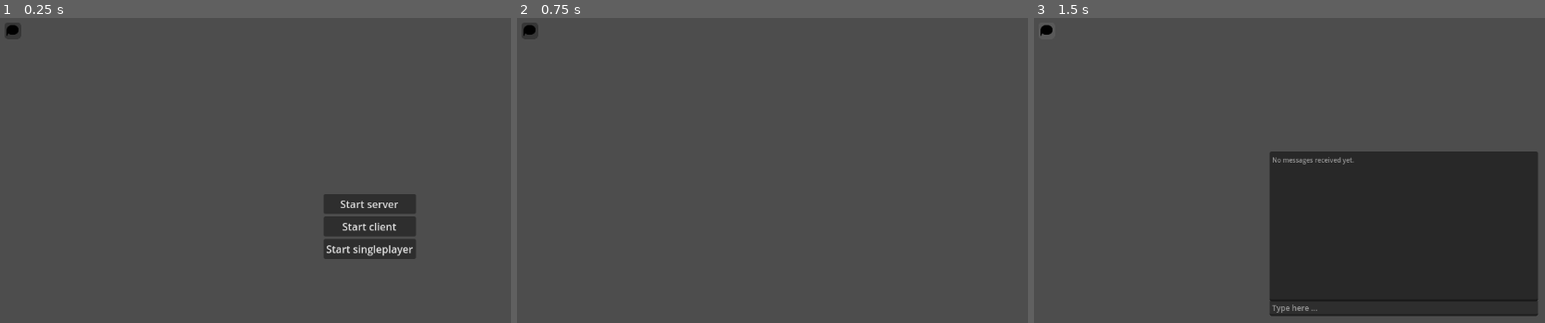
Above: before the commit, frames 1-3 (left to right).
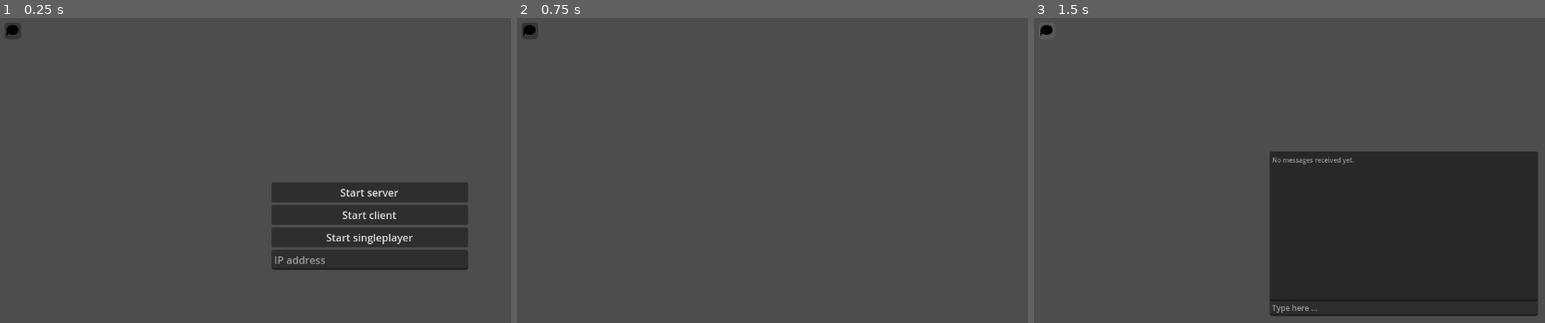
Above: after the commit, the same moments.

Repository: patentsil/MILSIM
Game: Godot game, scene res://world.tscn
The game is run twice, just before and just after one commit, with the same random seed, the same clock (stepped at 60 frames per second) and the same inputs.
Inputs (mouse positions are in pixels of both pictures, inside the frame that each line leads up to):
- Up to frame 1 (0.25 s): no input
- Up to frame 2 (0.75 s): click "Start client" at 0.5 s
- Up to frame 3 (1.5 s): click (1044, 30) at 1.25 s

The runs differ from the first frame. In frame 1, 7.6% of the frame differs, in the area x 53-92%, y 54-83%; in frame 2, nothing differs; in frame 3, nothing differs.

Commit message:
Add IP address line edit and show poke stick

Diff:
--- a/CharacterScripts/character.gd
+++ b/CharacterScripts/character.gd
@@ -54,17 +54,16 @@
 		$Camera3D.current = true
 		set_multiplayer_authority(peer_id, true)
 	else:
-		$Camera3D/MeshInstance3D.visible = true
 		print("Camera was for " + str(peer_id) + " and not for " + str(multiplayer.get_unique_id()))
 
 @rpc("any_peer")
 func get_peer_id():
 	if multiplayer.is_server():
 		print("Server received request from client to set the peer_id")
-	set_peer_id.rpc_id(peer_id, peer_id)
-	set_multiplayer_authority(peer_id, true)
-	# $MultiplayerSynchronizer.set_multiplayer_authority(peer_id, true)
-	set_camera.rpc_id(peer_id, peer_id)
+		set_peer_id.rpc_id(peer_id, peer_id)
+		set_multiplayer_authority(peer_id, true)
+		# $MultiplayerSynchronizer.set_multiplayer_authority(peer_id, true)
+		set_camera.rpc_id(peer_id, peer_id)
 
 func _ready():
 	if multiplayer.is_server():
@@ -76,6 +75,7 @@
 		print("This is running on a client")
 		# Should ask for a peer_id
 		get_peer_id.rpc()
+
 	#if multiplayer.is_server():
 	#print("Character " + str(peer_id) + " ready")
 	#print("But the actual peer_id is " + str(multiplayer.get_unique_id()))
@@ -83,6 +83,9 @@
 	Input.mouse_mode = Input.MOUSE_MODE_CAPTURED
 	if name_billboard:
 		name_billboard.text = name
+	await get_tree().create_timer(0.05).timeout
+	if not str(peer_id) == str(multiplayer.get_unique_id()):
+		$Camera3D/PokeStick.visible = true
 
 func _input(event):
 	if not str(peer_id) == str(multiplayer.get_unique_id()): return
--- a/character.tscn
+++ b/character.tscn
@@ -50,7 +50,7 @@
 [node name="Camera3D" type="Camera3D" parent="."]
 transform = Transform3D(1, 0, 0, 0, 1, 0, 0, 0, 1, 0, 1.70475, 0)
 
-[node name="MeshInstance3D" type="MeshInstance3D" parent="Camera3D"]
+[node name="PokeStick" type="MeshInstance3D" parent="Camera3D"]
 transform = Transform3D(1, 0, 0, 0, 1, 0, 0, 0, 1, 0, 0, -0.680167)
 visible = false
 mesh = SubResource("BoxMesh_c67bv")
--- a/world.gd
+++ b/world.gd
@@ -50,10 +50,12 @@
 	get_window().title = "MILSIM Client"
 	print("A client start was intitiated")
 	var peer = ENetMultiplayerPeer.new()
-	peer.create_client(SERVER_IP, SERVER_PORT)
+	var desiredIP = SERVER_IP
+	if $Menu/VBoxContainer/leAddress.text != "":
+		desiredIP = $Menu/VBoxContainer/leAddress.text
+	peer.create_client(desiredIP, SERVER_PORT)
 	multiplayer.multiplayer_peer = peer
 	startGame(multiplayer.get_unique_id(), true)
-	# spawn_character(worldAndPlayer[1], worldAndPlayer[0])
 	$Menu.hide()
 
 func _on_btn_start_server_pressed():
--- a/world.tscn
+++ b/world.tscn
@@ -80,10 +80,10 @@
 anchor_top = 0.5
 anchor_right = 0.5
 anchor_bottom = 0.5
-offset_left = -72.0
-offset_top = -50.5
-offset_right = 72.0
-offset_bottom = 50.5
+offset_left = -153.0
+offset_top = -68.0
+offset_right = 153.0
+offset_bottom = 68.0
 grow_horizontal = 2
 grow_vertical = 2
 size_flags_horizontal = 3
@@ -102,6 +102,10 @@
 layout_mode = 2
 text = "Start singleplayer"
 
+[node name="leAddress" type="LineEdit" parent="Menu/VBoxContainer"]
+layout_mode = 2
+placeholder_text = "IP address"
+
 [node name="Chat" parent="." instance=ExtResource("8_je4sl")]
 visible = false
 
